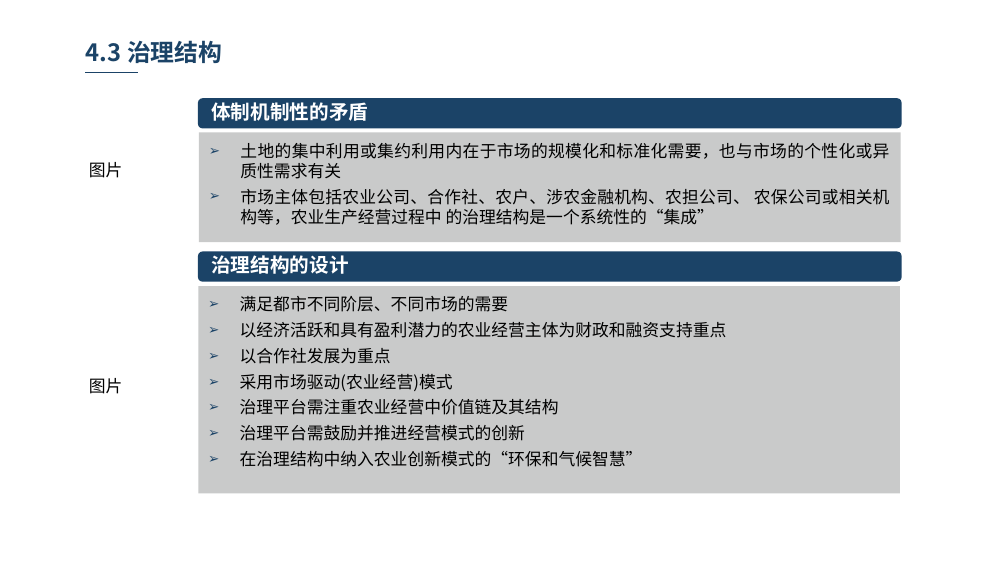
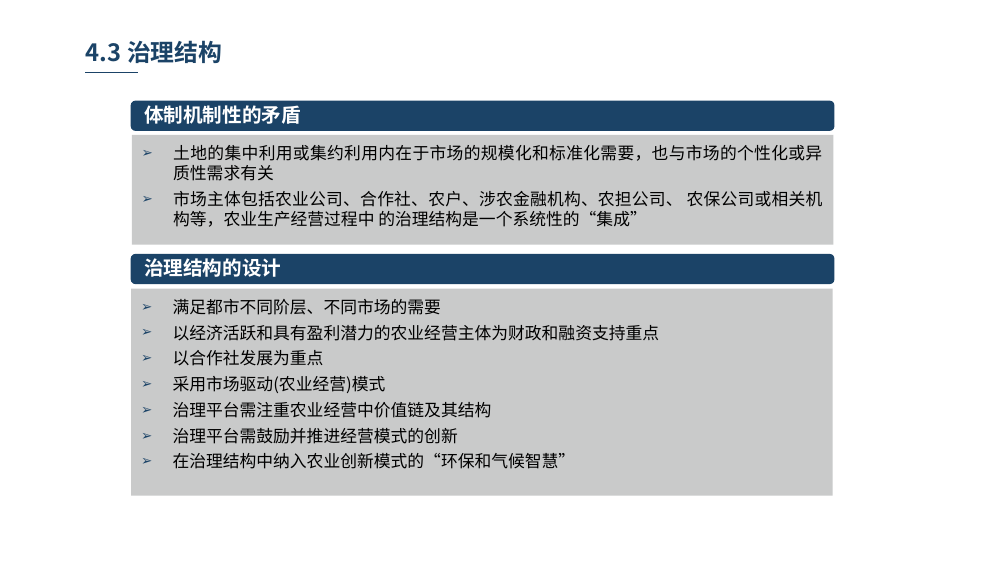
Before and after one commit to JiaminJIAN/R_code, a slide deck: slide 19 of Dissertation/PPT_Oral defense.pptx. Drawn at 1008x567 pixels with LibreOffice and Linux fonts; fonts in the diff are those of the drawing; background and template pictures are left out. Boxes give left, top, right and bottom in pixels: in the first picture for what was removed or moved away, otherwise in the second. Text is boxed around its words. In the diff, an @@ line names an element or a change of style, - is before the commit and + after.

```diff
--- a/Dissertation/PPT_Oral defense.pptx
+++ b/Dissertation/PPT_Oral defense.pptx
@@ rounded rectangle "体制机制性的矛盾": place and size @@
-rounded rectangle "体制机制性的矛盾" at (199, 100, 900, 128)
+rounded rectangle "体制机制性的矛盾" at (132, 102, 834, 130)
@@ rectangle "土地的集中利用或集约利用内在于市场的规模化和标准化需要，也与市场的个性化或异质性需求有关": place and size @@
-rectangle "土地的集中利用或集约利用内在于市场的规模化和标准化需要，也与市场的个性化或异质性需求有关" at (199, 132, 900, 242)
+rectangle "土地的集中利用或集约利用内在于市场的规模化和标准化需要，也与市场的个性化或异质性需求有关" at (132, 135, 834, 245)
@@ text removed at (89, 162, 123, 178) @@
-图片
@@ rounded rectangle "治理结构的设计": place and size @@
-rounded rectangle "治理结构的设计" at (199, 253, 900, 281)
+rounded rectangle "治理结构的设计" at (132, 255, 834, 283)
@@ rectangle "满足都市不同阶层、不同市场的需要": place and size @@
-rectangle "满足都市不同阶层、不同市场的需要" at (199, 286, 900, 494)
+rectangle "满足都市不同阶层、不同市场的需要" at (131, 288, 833, 496)
@@ text removed at (89, 378, 123, 394) @@
-图片
```
Also in this commit, not shown: 2 other slides changed, 1 other file.
